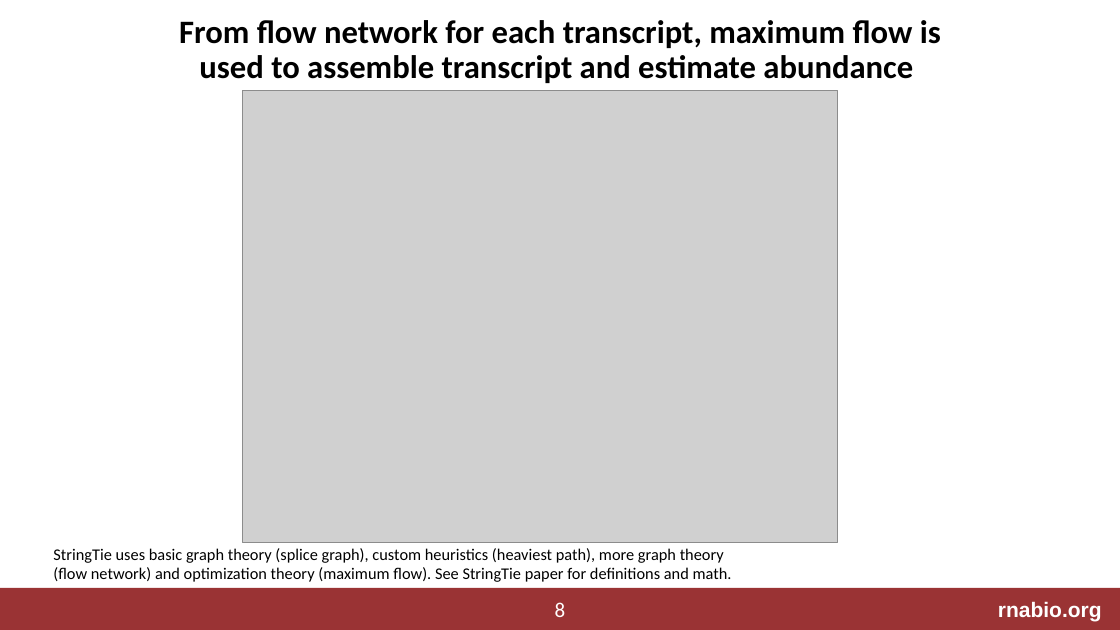
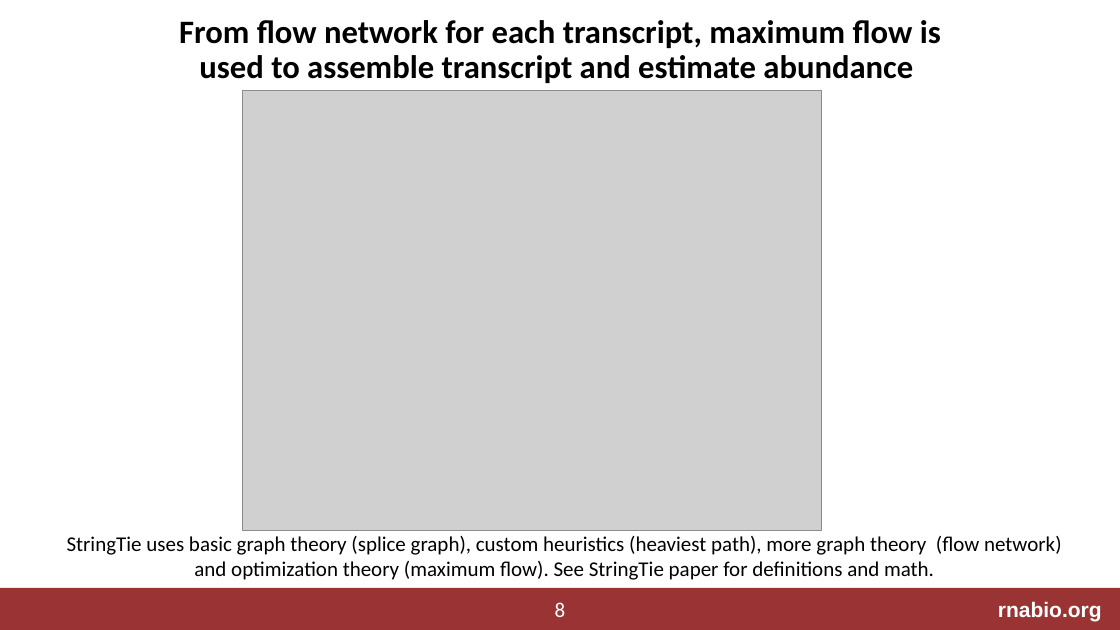
Before and after one commit to griffithlab/rnabio.org, a slide deck: slide 8 of assets/lectures/cshl/2023/mini/RNASeq_MiniLecture_03_01_AbundanceEstimation.pptx. Drawn at 1120x630 pixels with LibreOffice and Linux fonts; fonts in the diff are those of the drawing; grey boxes stand for pictures. Boxes give left, top, right and bottom in pixels: in the first picture for what was removed or moved away, otherwise in the second. Text is boxed around its words. In the diff, an @@ line names an element or a change of style, - is before the commit and + after.

```diff
--- a/assets/lectures/cshl/2023/mini/RNASeq_MiniLecture_03_01_AbundanceEstimation.pptx
+++ b/assets/lectures/cshl/2023/mini/RNASeq_MiniLecture_03_01_AbundanceEstimation.pptx
@@ picture: place and size @@
-picture at [243, 90, 839, 543]
+picture at [243, 90, 822, 530]
@@ text "StringTie uses basic graph theory ...": place and size @@
-text "StringTie uses basic graph theory ..." at [53, 548, 732, 582]
+text "StringTie uses basic graph theory ..." at [67, 536, 1062, 580]
@@ text "StringTie uses basic graph theory ..." at [67, 536, 1062, 580]: size 14 to 18 pt; alignment left to centre @@
```
Also in this commit, not shown: 2 other slides changed, 1 slide added, 7 other files.
